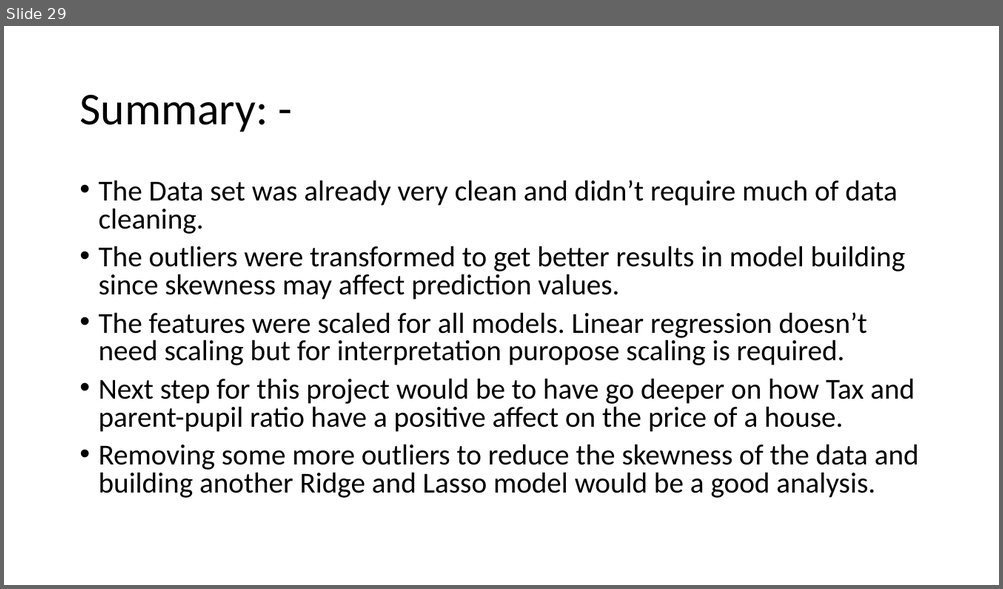
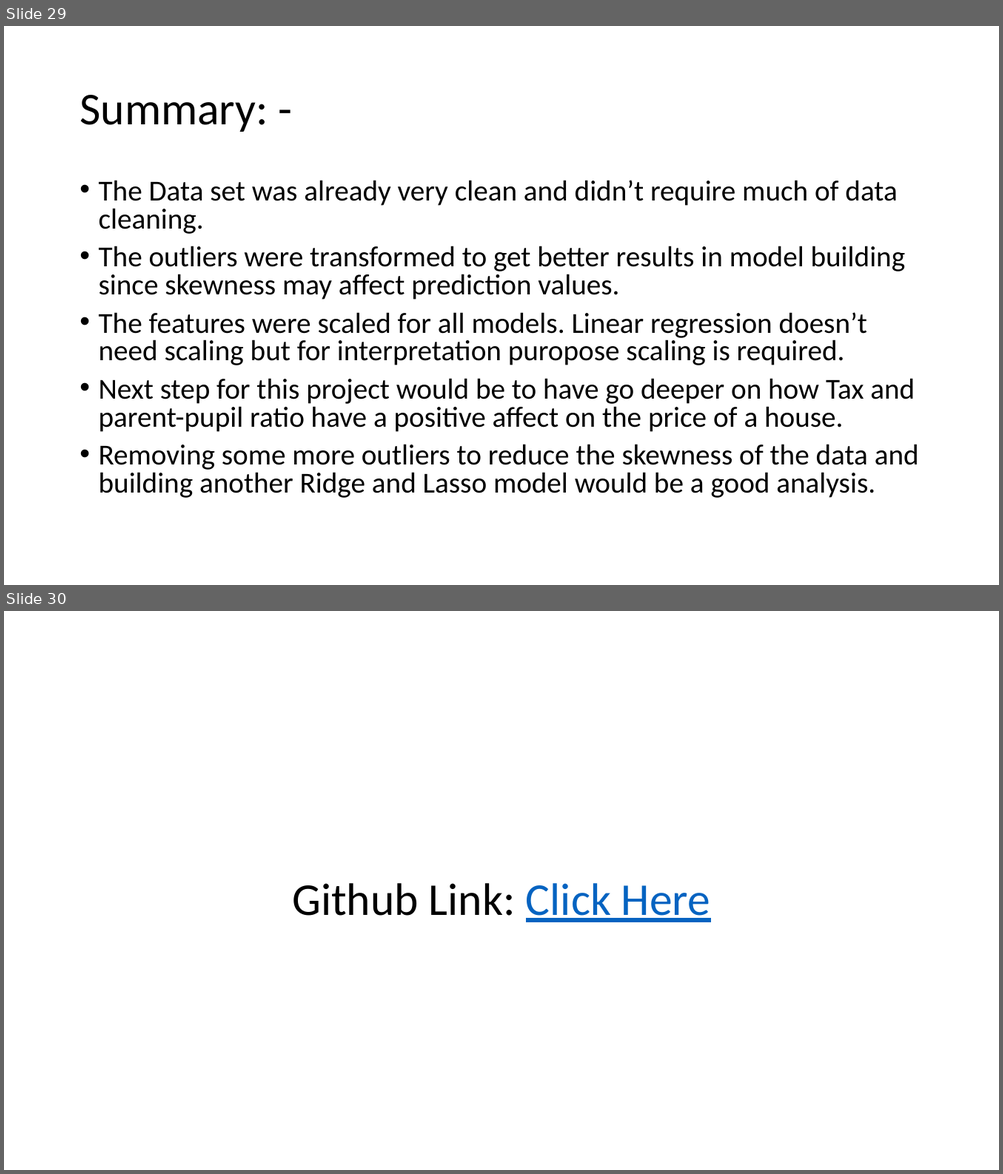
Before and after one commit to Visque/Boston-house-price-prediction, a slide deck: PPT.pptx. Shown one above the other, each under a label of ours: slide 29 before the commit, slides 29 and 30 after it. The pictures are 1003x589 and 1003x1174 pixels, drawn with LibreOffice and Linux fonts; fonts in the diff are those of the drawing. Boxes give left, top, right and bottom in pixels: in the first picture for what was removed or moved away, otherwise in the second. Text is boxed around its words. In the diff, an @@ line names an element or a change of style, - is before the commit and + after.

Commit message:
link

```diff
--- a/PPT.pptx
+++ b/PPT.pptx
@@ slide 30 added at [4,611,999,1170], background #FFFFFF @@
@@ title added at [292,883,710,923], 44 pt, text #000000 @@
+Github Link: Click Here
```
